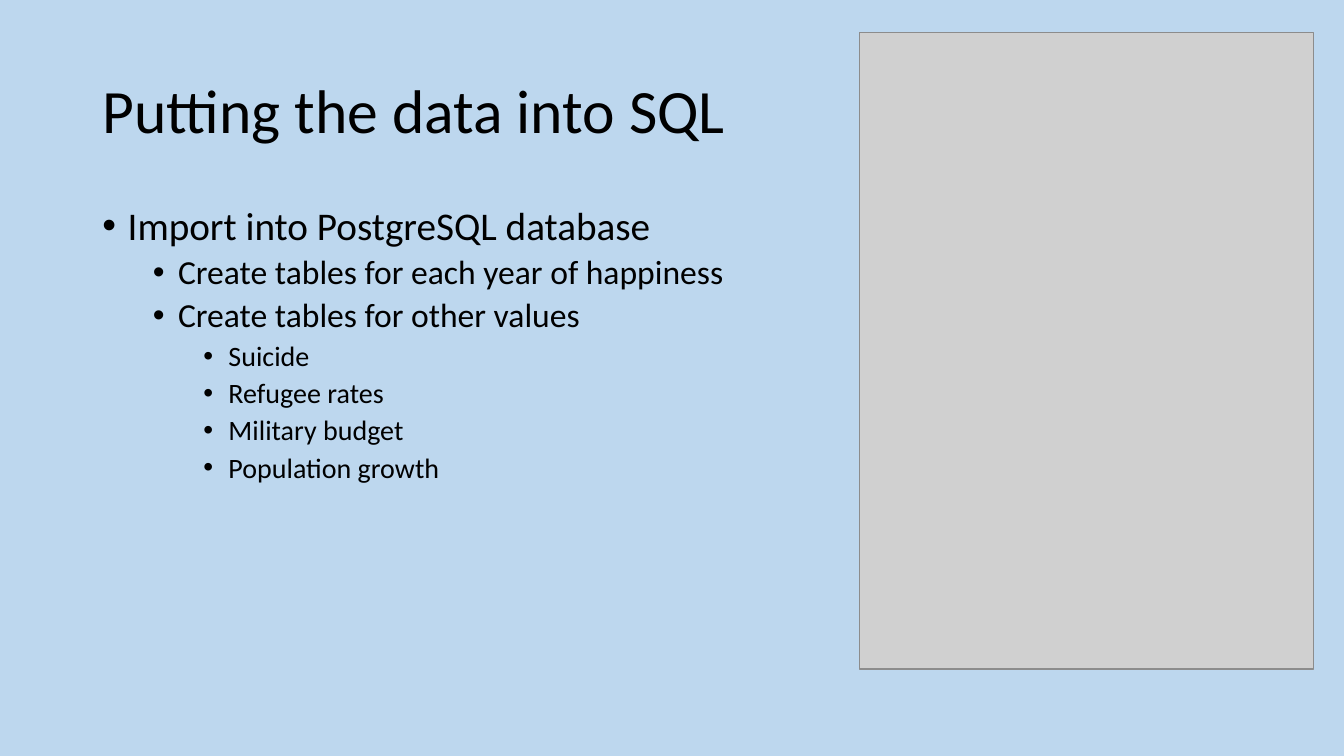
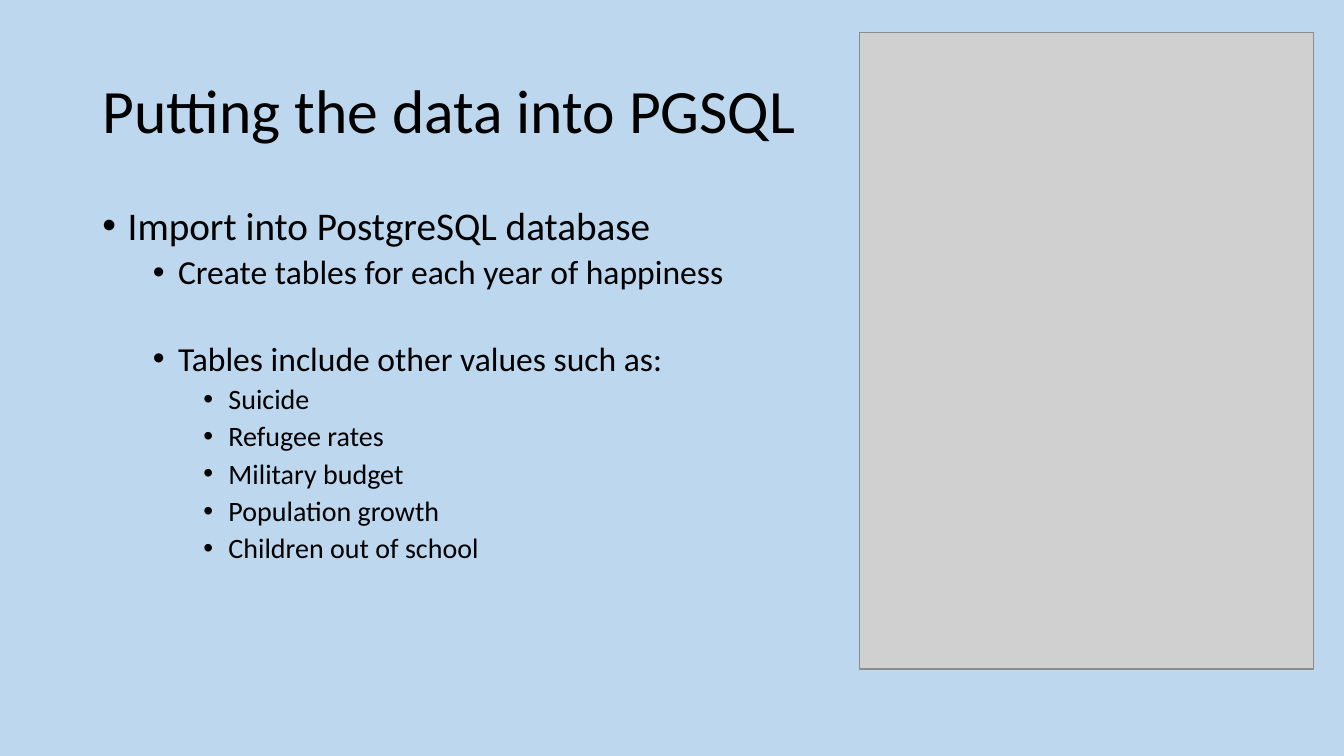
Before and after one commit to Ashlander0/Happiness-Comparison, a slide deck: slide 5 of WHI_Presentation.pptx (slide 4 before the commit). Drawn at 1344x756 pixels with LibreOffice and Linux fonts; fonts in the diff are those of the drawing; grey boxes stand for pictures. Boxes give left, top, right and bottom in pixels: in the first picture for what was removed or moved away, otherwise in the second. Text is boxed around its words. In the diff, an @@ line names an element or a change of style, - is before the commit and + after.

```diff
--- a/WHI_Presentation.pptx
+++ b/WHI_Presentation.pptx
@@ title at [102, 90, 795, 144]: text changed @@
-Putting the data into SQL
+Putting the data into PGSQL
@@ text at [178, 347, 662, 372]: text changed @@
-  • Create tables for other values
+  • Tables include other values such as:
@@ text at [228, 538, 479, 559]: paragraph added @@
+    • Children out of school
```
Also in this commit, not shown: 3 other slides changed, 3 slides added.
